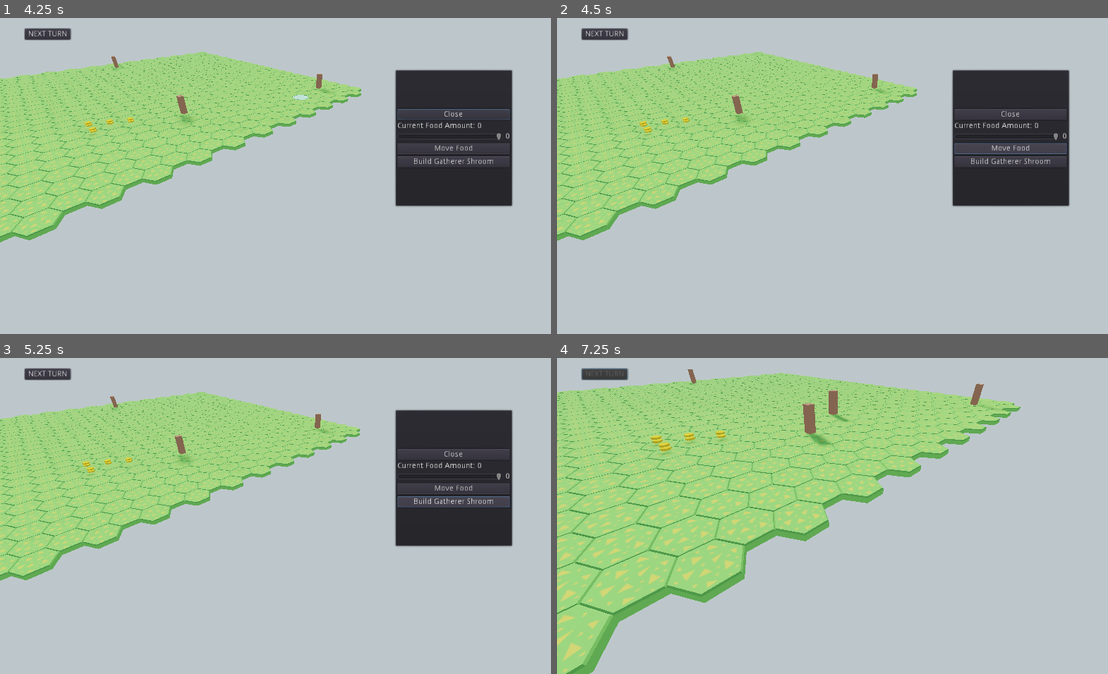
Above: before the commit, frames 1-4 (two rows, left to right).
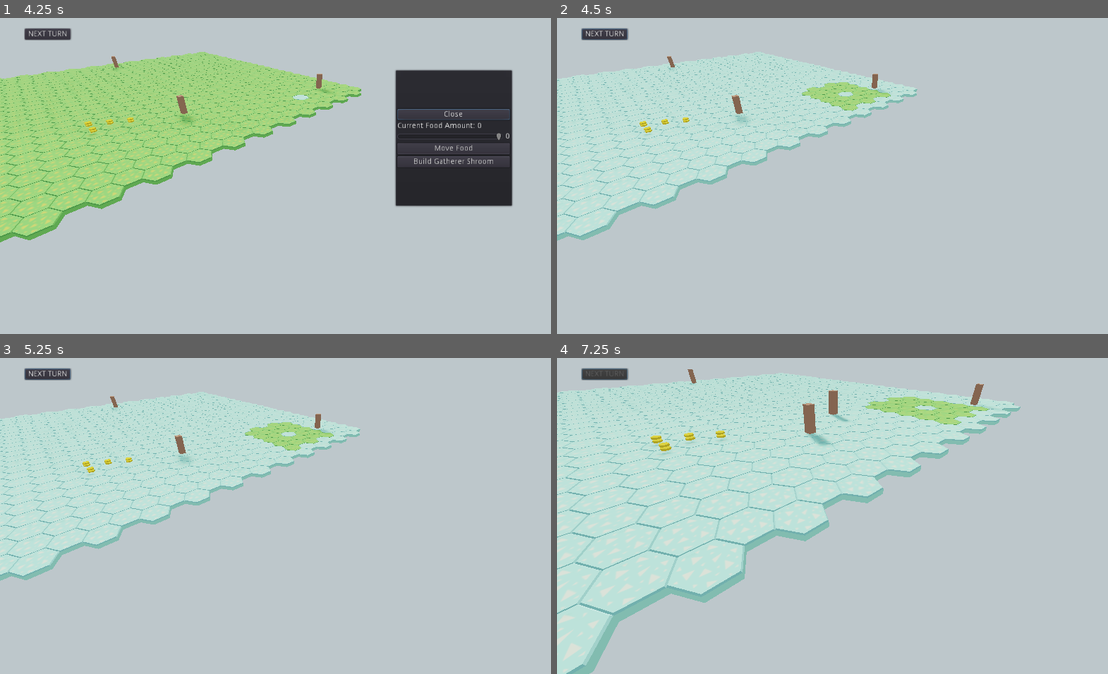
Above: after the commit, the same moments.

Repository: BVenturaDev/UMM
Game: Godot game, scene res://scenes/levels/main_level.tscn
The game is run twice, just before and just after one commit, with the same random seed, the same clock (stepped at 60 frames per second) and the same inputs.
Inputs (mouse positions are in pixels of both pictures, inside the frame that each line leads up to):
- Up to frame 1 (4.25 s): click "NEXT TURN" at 0.5 s; click "NEXT TURN" at 1.25 s; tap Enter (ui_accept) at 2, 2.27, 3.02 s; move the mouse to (407, 153) at 2.02 s; hold Right (ui_right) 2.03-2.78 s; click (407, 153) at 2.17 s; move the mouse to (170, 185) at 2.77 s; hold Down (ui_down) 2.78-3.53 s; click (170, 185) at 2.92 s; move the mouse to (336, 97) at 3.52 s; hold Right (ui_right) from 3.53 s (still down); click (336, 97) at 3.67 s
- Up to frame 2 (4.5 s): release Right (ui_right) at 4.25 s; click "Move Food" at 4.25 s
- Up to frame 3 (5.25 s): click (451, 503) at 5 s, where only the run before the commit has a clickable "Build Gatherer Shroom"
- Up to frame 4 (7.25 s): tap Enter (ui_accept) at 5.75, 6.02, 6.77 s; move the mouse to (810, 576) at 5.77 s; hold Up (ui_up) 5.78-6.53 s; click (810, 576) at 5.92 s; move the mouse to (1008, 557) at 6.52 s; hold Left (ui_left) from 6.53 s (still down); click (1008, 557) at 6.67 s

Frame 1 is identical in both runs. In frame 2, 30% of the frame differs, in the area x 0-94%, y 3-71%; in frame 3, 30%; in frame 4, 40%, in the area x 0-85%, y 4-100%.

Commit message:
Added the ability to move food between tiles with your fungus

Diff:
--- a/scenes/ui/ui_build.tscn
+++ b/scenes/ui/ui_build.tscn
@@ -92,7 +92,7 @@
 align = 1
 valign = 1
 
-[node name="Button" type="Button" parent="build_popup/VBoxContainer"]
+[node name="move_food_button" type="Button" parent="build_popup/VBoxContainer"]
 margin_top = 129.0
 margin_right = 204.0
 margin_bottom = 149.0
@@ -109,4 +109,5 @@
 
 [connection signal="pressed" from="build_popup/VBoxContainer/close_button" to="." method="_on_close_button_pressed"]
 [connection signal="value_changed" from="build_popup/VBoxContainer/HBoxContainer2/HSlider" to="." method="_on_HSlider_value_changed"]
+[connection signal="pressed" from="build_popup/VBoxContainer/move_food_button" to="." method="_on_move_food_button_pressed"]
 [connection signal="pressed" from="build_popup/VBoxContainer/gather_shroom_button" to="." method="_on_gather_shroom_button_pressed"]
--- a/src/props/grid.gd
+++ b/src/props/grid.gd
@@ -96,3 +96,13 @@
 						# Found neighbor
 						region.append(neighbor)
 	return region
+
+func gray_all_tiles() -> void:
+	for x in range(0, tiles.size()):
+		for y in range(0, tiles[x].size()):
+			tiles[x][y].enable_grayed_out()
+
+func disable_gray_all_tiles() -> void:
+	for x in range(0, tiles.size()):
+		for y in range(0, tiles[x].size()):
+			tiles[x][y].disable_grayed_out()
--- a/src/props/hex_tile.gd
+++ b/src/props/hex_tile.gd
@@ -15,7 +15,15 @@
 			get_parent().clicked()
 
 func _on_Area_mouse_entered():
+	if not Globals.moving_tile:
+		shader.set_shader_param("is_highlighted", true)
+
+func _on_Area_mouse_exited():
+	if not Globals.moving_tile:
+		shader.set_shader_param("is_highlighted", false)
+
+func enable_grayed_out() -> void:
 	shader.set_shader_param("is_highlighted", true)
 
-func _on_Area_mouse_exited():
+func disable_grayed_out() -> void:
 	shader.set_shader_param("is_highlighted", false)
--- a/src/props/tile.gd
+++ b/src/props/tile.gd
@@ -18,10 +18,13 @@
 var turn_used: bool = false
 var critter: Object = null setget set_critter
 var cur_shroom: Object = null
+var move_amount: int = 0
 
 
 # Array of all food stored in this tile
 var tile_food: Array = []
+# Array of region available to
+var region: Array = []
 
 func _ready() -> void:
 	# Initialize the reference dictionary for tiles without critters
@@ -68,7 +71,9 @@
 # Called when the tile was clicked
 func clicked() -> void:
 	print("Tile: (" + str(x) + ", " + str(y) + ") was clicked.")
-	if Globals.build_ui:
+	if Globals.moving_tile:
+		Globals.moving_tile.try_move_food(self)
+	elif Globals.build_ui:
 		Globals.build_ui.make_build_menu(tile_food.size(), self)
 
 func build_gather_shroom() -> void:
@@ -79,3 +84,36 @@
 		new_shroom.owner_tile = self
 		cur_shroom = new_shroom
 		remove_num_food(5)
+
+func move_food(var amount: int) -> void:
+	if tile_food.size() >= amount and not Globals.moving_tile:
+		move_amount = amount
+		Globals.moving_tile = self
+		region = Globals.grid.find_region(x, y)
+		Globals.grid.gray_all_tiles()
+		for i in region:
+			i.disable_grayed_out()
+
+func stop_move_food() -> void:
+	Globals.moving_tile = null
+	region = []
+	Globals.grid.disable_gray_all_tiles()
+	move_amount = 0
+
+func try_move_food(var other_tile: Object) -> void:
+	if region.size() > 0:
+		for i in region:
+			if other_tile == i:
+				if other_tile.owner_fungus:
+					do_move_food(other_tile, move_amount)
+	stop_move_food()
+
+func do_move_food(var other_tile: Object, var amount: int) -> void:
+	other_tile.spawn_num_food(amount)
+	remove_num_food(amount)
+
+func enable_grayed_out() -> void:
+	hex.enable_grayed_out()
+
+func disable_grayed_out() -> void:
+	hex.disable_grayed_out()
--- a/src/singletons/globals.gd
+++ b/src/singletons/globals.gd
@@ -2,13 +2,14 @@
 
 # Constants
 const DEBUG: bool = true
-const DEBUG_SM: bool = true
+const DEBUG_SM: bool = false
 # Map size - *** MUST BE EVEN ***
 const MAP_SIZE: int = 24
 
 var grid: Object
 var build_ui: Object
 var rng = RandomNumberGenerator.new()
+var moving_tile: Object = null
 
 func _ready() -> void:
 	rng.seed = randi()
--- a/src/ui/ui_build.gd
+++ b/src/ui/ui_build.gd
@@ -18,7 +18,7 @@
 	tile_food = cur_food
 	cur_food_text.text = str(cur_food)
 	if cur_food < MAX_FOOD_MOVE:
-		food_slider.max_value = cur_food
+		food_slider.max_value = cur_food - 1
 	else:
 		food_slider.max_value = MAX_FOOD_MOVE
 	selected_tile = tile
@@ -29,12 +29,22 @@
 	food_amount_text.text = str(food_move_amount)
 
 func _on_close_button_pressed():
+	_close_menu()
+
+func _close_menu() -> void:
 	window.visible = false
 	selected_tile = null
 	food_move_amount = 0
 	tile_food = 0
 
-
 func _on_gather_shroom_button_pressed():
 	if selected_tile:
 		selected_tile.build_gather_shroom()
+	_close_menu()
+
+
+func _on_move_food_button_pressed():
+	if selected_tile:
+		var amount: int = int(food_slider.value)
+		selected_tile.move_food(amount)
+	_close_menu()
